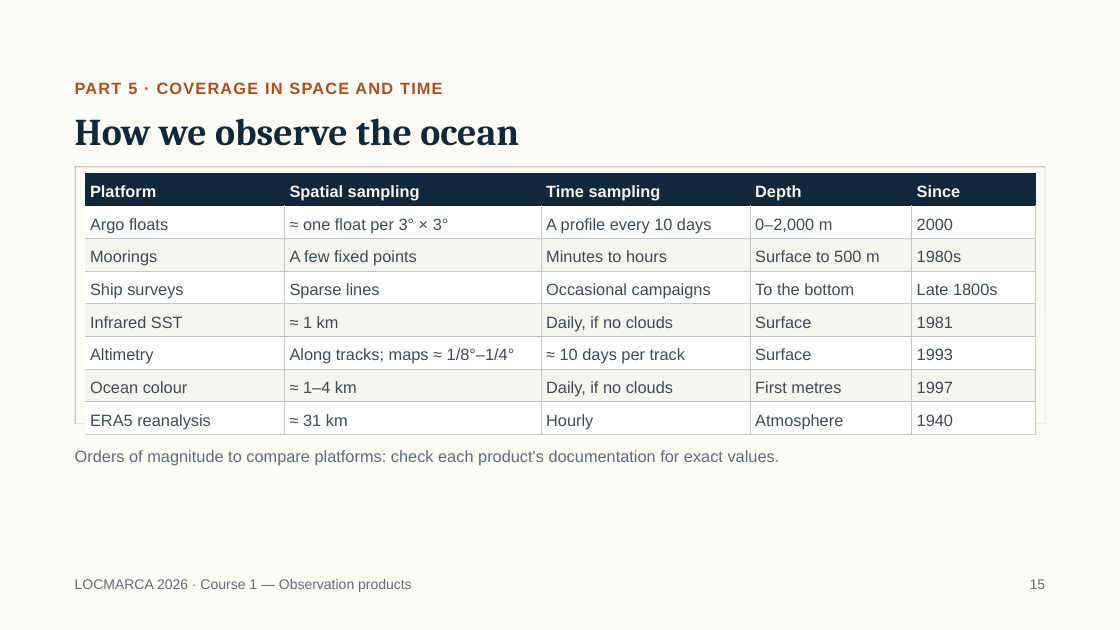
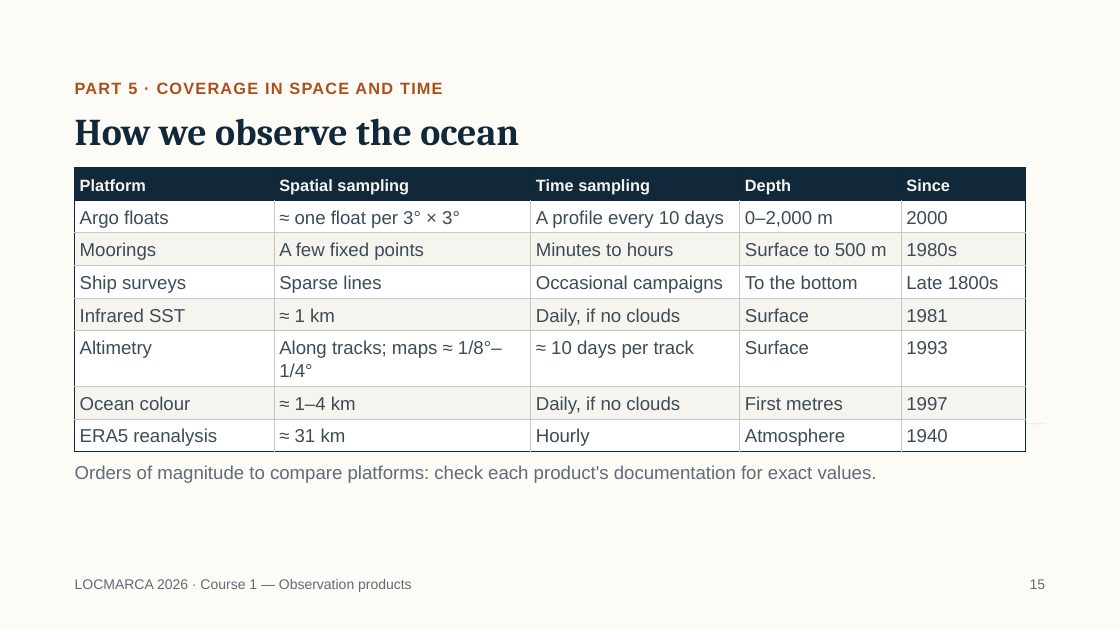
Before and after one commit to gcambon/script-locmarca, a slide deck: slide 17 of Courses/01_course_observation_products.pptx. Drawn at 1120x630 pixels with LibreOffice and Linux fonts; fonts in the diff are those of the drawing. Boxes give left, top, right and bottom in pixels: in the first picture for what was removed or moved away, otherwise in the second. Text is boxed around its words. In the diff, an @@ line names an element or a change of style, - is before the commit and + after.

```diff
--- a/Courses/01_course_observation_products.pptx
+++ b/Courses/01_course_observation_products.pptx
@@ table at <box>75,167,1025,450</box> @@
@@ size 14 to 16 pt in "Argo floats", "≈ one float per 3° × 3°", "A profile every 10 days", "0–2,000 m" and 31 more places @@
@@ borders changed @@
@@ table: place and size @@
-table at <box>85,173,1035,433</box>
+table at <box>75,167,1025,450</box>
@@ line removed from (75, 166) to (1045, 166) @@
@@ line removed from (76, 166) to (76, 424) @@
@@ line removed from (1045, 166) to (1045, 424) @@
@@ text "Orders of magnitude to compare ...": place and size @@
-text "Orders of magnitude to compare ..." at <box>75,450,780,466</box>
+text "Orders of magnitude to compare ..." at <box>75,465,877,483</box>
@@ text "Orders of magnitude to compare ..." at <box>75,465,877,483</box>: size 14 to 16 pt @@
```
Also in this commit, not shown: 14 other slides changed, 5 other files.
